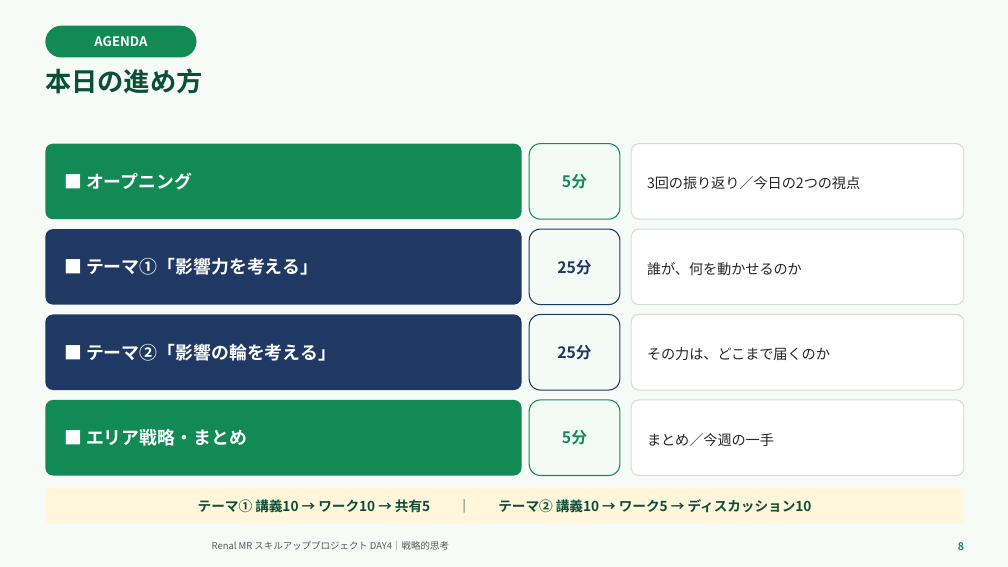
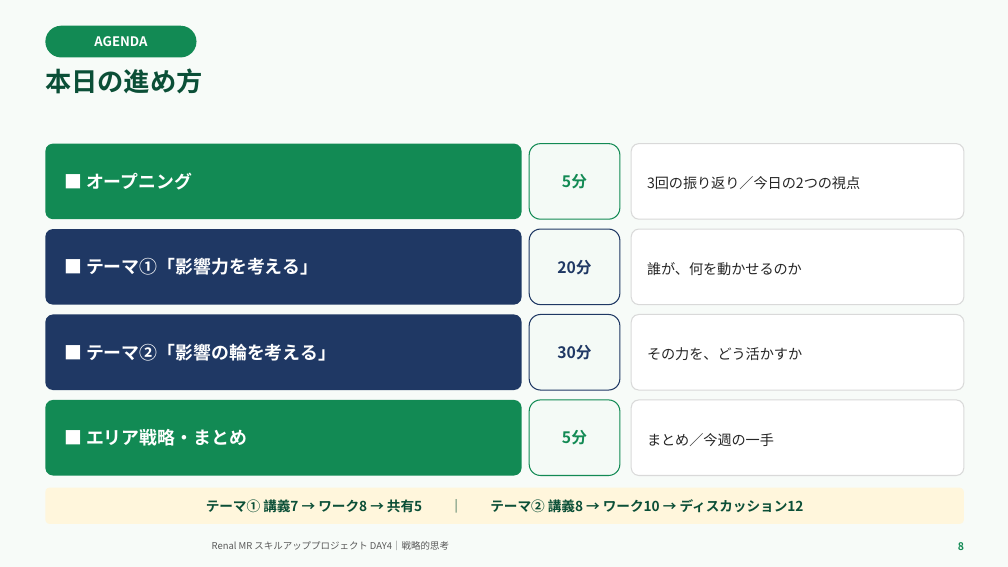
Before and after one commit to TAKUYA-1187/Claude, a slide deck: slide 8 of novartis_training/DAY4_ちょっと分かるだけで世界が変わる.pptx. Drawn at 1008x567 pixels with LibreOffice and Linux fonts; fonts in the diff are those of the drawing; background and template pictures are left out. Boxes give left, top, right and bottom in pixels: in the first picture for what was removed or moved away, otherwise in the second. Text is boxed around its words. In the diff, an @@ line names an element or a change of style, - is before the commit and + after.

```diff
--- a/novartis_training/DAY4_ちょっと分かるだけで世界が変わる.pptx
+++ b/novartis_training/DAY4_ちょっと分かるだけで世界が変わる.pptx
@@ text in rounded rectangle at [557,260,591,275]: text changed @@
-25分
+20分
@@ text in rounded rectangle at [557,345,591,360]: text changed @@
-25分
+30分
@@ text in rounded rectangle at [647,347,802,360]: text changed @@
-その力は、どこまで届くのか
+その力を、どう活かすか
@@ text in rounded rectangle at [206,497,804,515]: text changed @@
-テーマ① 講義10 → ワーク10 → 共有5 ｜ テーマ② 講義10 → ワーク5 → ディスカッション10
+テーマ① 講義7 → ワーク8 → 共有5 ｜ テーマ② 講義8 → ワーク10 → ディスカッション12
```
Also in this commit, not shown: 21 other slides changed, 2 other files.
